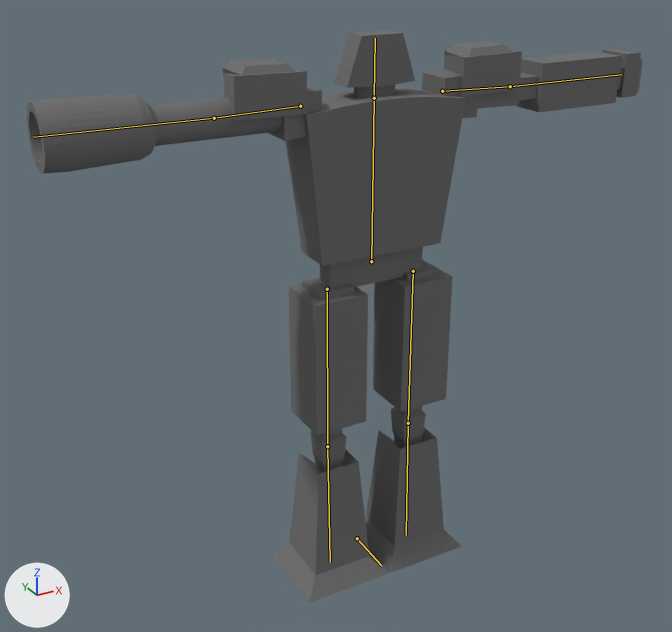
The Blender file project/models/robot.blend, before and after one commit.
The view is the same before and after, from a camera (50 mm lens) standing at (-0.897, -1.485, 1.341) and looking at (-0.002, 0.142, 0.527). The axes (+X, +Y, +Z) are drawn at lower left. The lights are the same throughout. The bones that bend it are drawn over the model as lines.

The first picture shows 'robot'.
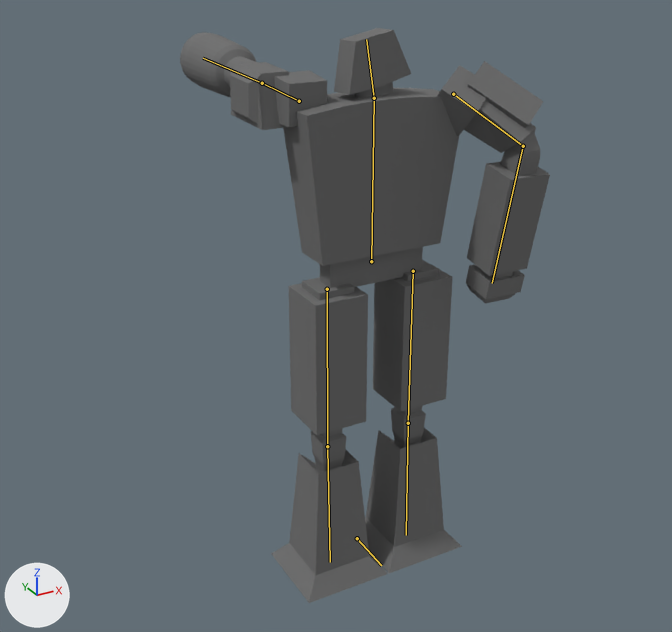
The newer file adds an action. The first version stands in its rest pose; the second is drawn at frame 40 of the action 'Aim'.

Boxes (x1, y1, x2, y2) around the edits, measured in the pictures (672 x 632 px):
'robot', posed (40% narrower)
    before: (27, 30, 643, 603)
    after: (180, 28, 550, 603)
bone 'head', root to tip
    before: (374, 98) to (375, 38)
    after: (374, 98) to (366, 39)
bone 'shoulder_r', root to tip
    before: (300, 106) to (214, 118)
    after: (299, 101) to (262, 83)
bone 'arm_r', root to tip
    before: (214, 118) to (33, 137)
    after: (262, 83) to (203, 58)
bone 'shoulder_l', root to tip
    before: (442, 91) to (510, 86)
    after: (453, 94) to (523, 146)
bone 'arm_l', root to tip
    before: (510, 86) to (621, 74)
    after: (523, 146) to (492, 283)

What the commit changed:
Bone 'head' (bone_head) turns from (0, 0, 0) to (0, 7, 9) degrees about its own x, y and z.
Bone 'shoulder_r' (bone_shoulder_r) moves from (0.0, 0.0, 0.0) to (0.006, -0.002, -0.009).
Bone 'shoulder_r' (bone_shoulder_r) turns from (0, 0, 0) to (-92, 1, 88) degrees about its own x, y and z.
Bone 'arm_r' (bone_arm_r) turns from (0, 0, 0) to (1, 4, 0) degrees about its own x, y and z.
Bone 'shoulder_l' (bone_shoulder_l) moves from (0.0, 0.0, 0.0) to (0.002, 0.004, 0.031).
Bone 'shoulder_l' (bone_shoulder_l) turns from (0, 0, 0) to (41, -22, -60) degrees about its own x, y and z.
Bone 'arm_l' (bone_arm_l) turns from (0, 0, 0) to (-56, -5, -38) degrees about its own x, y and z.
